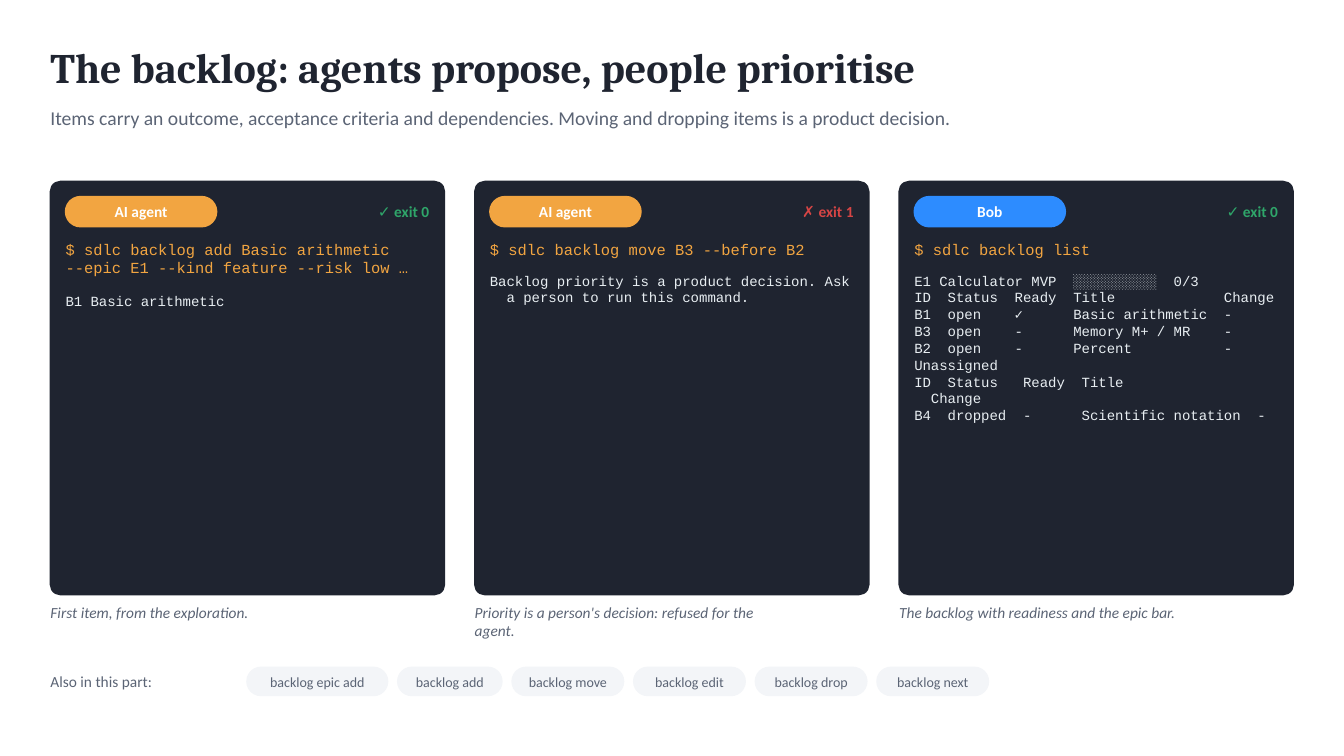
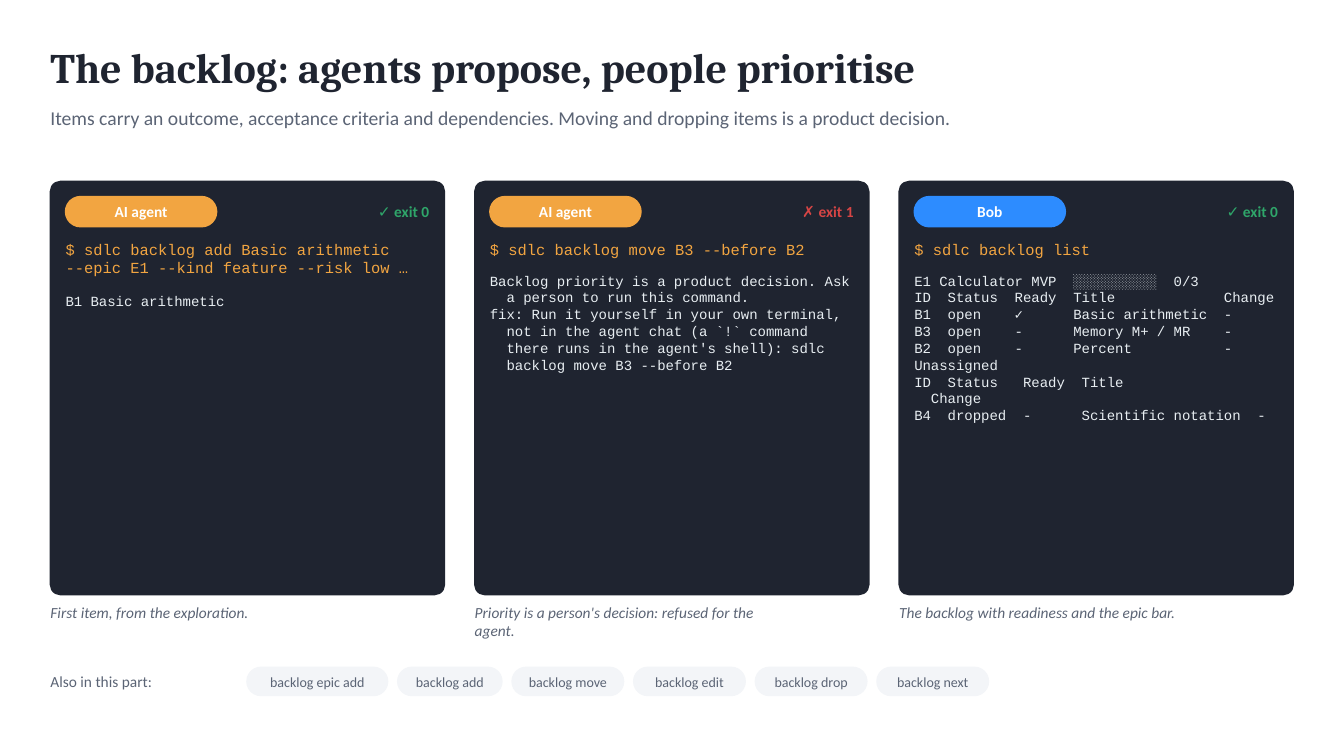
Before and after one commit to marin-ai-tech/sdlc, a slide deck: slide 6 of docs/demo/sdlc-calculator-demo.en.pptx. Drawn at 1344x756 pixels with LibreOffice and Linux fonts; fonts in the diff are those of the drawing. Boxes give left, top, right and bottom in pixels: in the first picture for what was removed or moved away, otherwise in the second. Text is boxed around its words. In the diff, an @@ line names an element or a change of style, - is before the commit and + after.

Commit message:
fix: OpenCode checks no longer slip through; init makes the project AI-ready (0.7.1)
- OpenCode: a failed check no longer lets the call through. On Windows
  OpenCode sometimes kills the plugin's sdlc hook run after a few
  milliseconds, and the plugin took every failure for "sdlc is not
  installed", so an edit of a protected file could pass unchecked. A failed
  check now runs once more and then blocks the call with the reason; only a
  missing CLI is let through, with a warning.
- A refused human decision gives the exact command to run in your own
  terminal and explains that a ! command in the OpenCode or Claude Code chat
  runs in the agent's shell, so it counts as the agent's.
- sdlc init makes the project AI-ready: an empty folder gets the agent
  documents at once (and the offer of git init); an existing project gets a
  diagnosis and the choice to build the AI-ready project in a new git
  worktree in a folder you name, leaving the working copy untouched, or to
  adapt in place. Flags: --layout scaffold|adapt|worktree|none, --worktree,
  --git-init; only a person may build the worktree.

```diff
--- a/docs/demo/sdlc-calculator-demo.en.pptx
+++ b/docs/demo/sdlc-calculator-demo.en.pptx
@@ text at (490,309,841,373): paragraphs added @@
+fix: Run it yourself in your own terminal,
+not in the agent chat (a `!` command
+there runs in the agent's shell): sdlc
+backlog move B3 --before B2
```
Also in this commit, not shown: 6 other slides changed, 50 other files.
